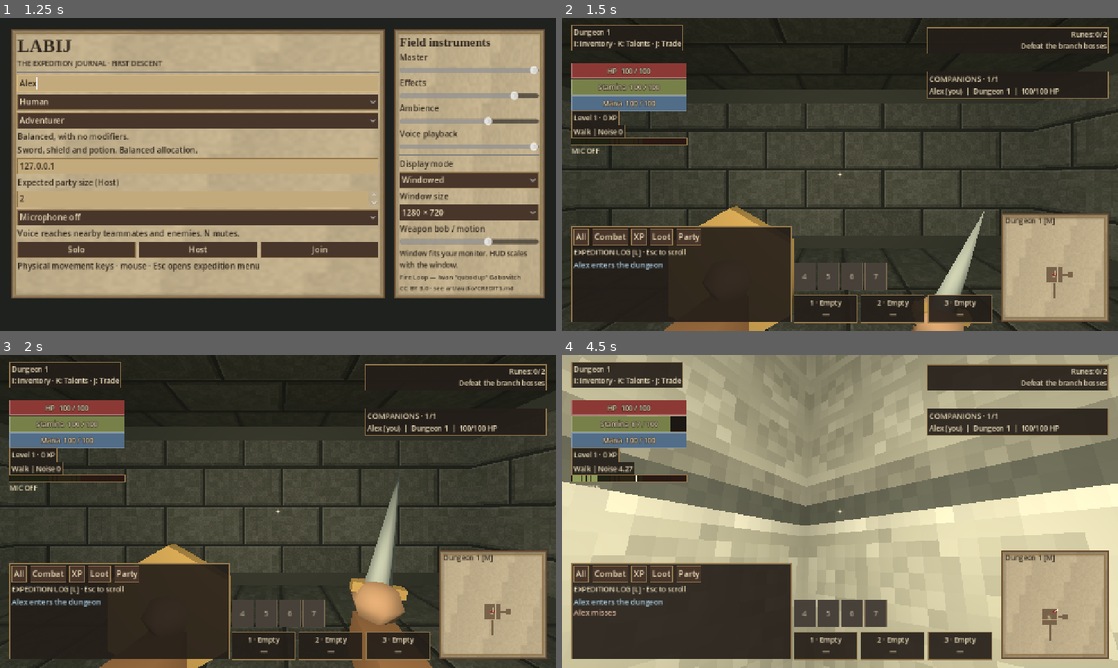
Above: before the commit, frames 1-4 (two rows, left to right).
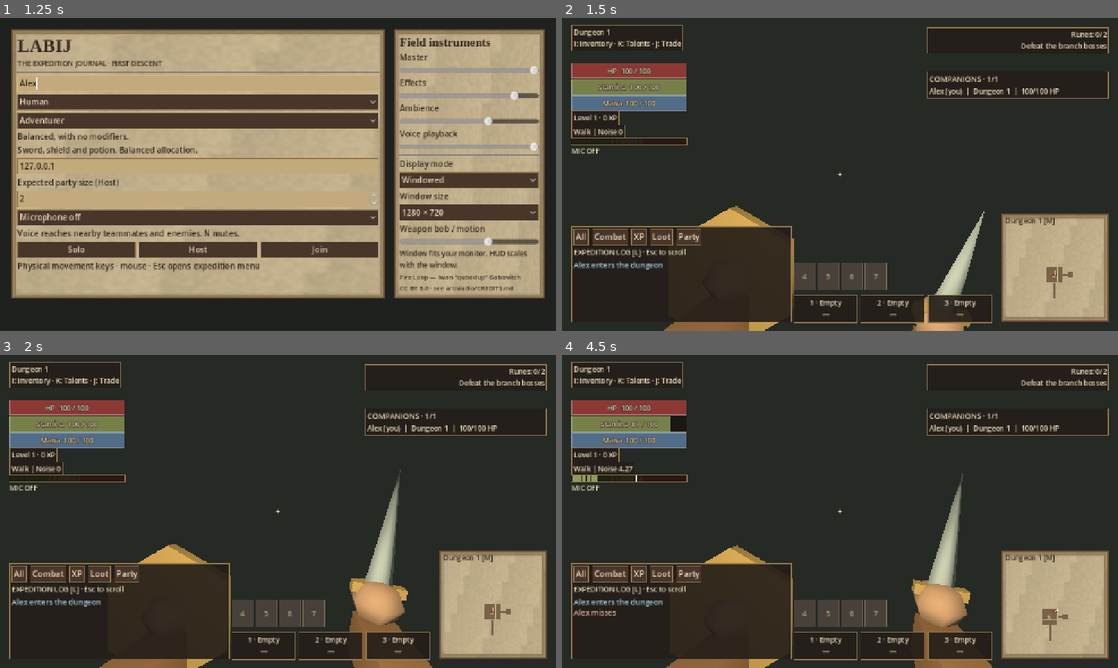
Above: after the commit, the same moments.

Repository: tdonnenfeld/LABIJ
Game: Godot game, scene res://game/main.tscn
Two runs of this game, one before a commit and one after it. Both use one fixed random seed, a clock stepped at 60 frames per second and the inputs below. Sound files missing from this copy of the repository are replaced by a short silence.
Inputs (mouse positions are in pixels of both pictures, inside the frame that each line leads up to):
- Up to frame 1 (1.25 s): click (200, 83) at 0.52 s; type "Alex" at 0.6 s
- Up to frame 2 (1.5 s): click "Solo" at 1.25 s
- Up to frame 3 (2 s): no input
- Up to frame 4 (4.5 s): click "All" at 2 s; tap Enter at 2.75 s; move the mouse to (867, 511) at 2.77 s; hold Shift 2.78-3.53 s; hold W from 2.78 s (still down); click (867, 511) at 2.92 s; move the mouse to (812, 511) at 3.52 s; tap 0 at 3.6 s; move the mouse to (851, 505) at 4.27 s; hold Alt from 4.28 s (still down)

Frame 1 is identical in both runs. In frame 2, 21% of the frame differs, in the area x 0-100%, y 18-100%; in frame 3, 21%; in frame 4, 65%, in the area x 0-100%, y 0-100%.
Error after the commit: Parse Error: Cannot infer the type of "width" variable because the value doesn't have a set type. (res://game/visuals/stone_theme.gd:13)

Commit message:
Add patterned stone tile variants and decorative materials

Diff:
--- a/game/visuals/stone_theme.gd
+++ b/game/visuals/stone_theme.gd
@@ -6,16 +6,16 @@
 static func grain(x: int, y: int, salt: int) -> float:
 	return float(posmod(x * 193 + y * 317 + x * y * 17 + salt * 7919, 101)) / 100.0
 
-static func stone_texture(bricks: bool) -> ImageTexture:
+static func stone_texture(bricks: bool, pattern: int = 0) -> ImageTexture:
 	var image := Image.create(RESOLUTION, RESOLUTION, false, Image.FORMAT_RGB8)
 	var base := Color("#77776b") if bricks else Color("#65665b")
 	var mortar := Color("#393c36") if bricks else Color("#34372f")
-	var width := 64 if bricks else 32
-	var height := 32 if bricks else 64
+	var width := [64, 32, 128, 32][pattern] if bricks else [32, 64, 32, 128][pattern]
+	var height := [32, 16, 64, 32][pattern] if bricks else [64, 64, 32, 32][pattern]
 	for y in range(RESOLUTION):
 		var row := floori(float(y) / height)
 		for x in range(RESOLUTION):
-			var shifted := x + (32 * (row % 2) if bricks else 0)
+			var shifted := int(x + ((width / 2) * (row % 2) if bricks else 0))
 			var col := floori(float(shifted) / width)
 			var u := posmod(shifted, width)
 			var v := y % height
@@ -35,9 +35,9 @@
 	image.generate_mipmaps()
 	return ImageTexture.create_from_image(image)
 
-static func stone(bricks: bool) -> StandardMaterial3D:
+static func stone(bricks: bool, pattern: int = 0) -> StandardMaterial3D:
 	var mat := StandardMaterial3D.new()
-	mat.albedo_texture = stone_texture(bricks)
+	mat.albedo_texture = stone_texture(bricks, pattern)
 	mat.texture_filter = BaseMaterial3D.TEXTURE_FILTER_NEAREST_WITH_MIPMAPS
 	mat.uv1_triplanar = true
 	mat.uv1_world_triplanar = true
@@ -59,6 +59,11 @@
 	if materials.is_empty():
 		materials["floor"] = stone(false)
 		materials["wall"] = stone(true)
+		for i in range(1, 4):
+			materials["floor%d" % i] = stone(false, i)
+			materials["wall%d" % i] = stone(true, i)
+			materials["floor%d" % i].albedo_color = [Color.WHITE, Color("#b8b3a0"), Color("#888e83"), Color("#a59885")][i]
+			materials["wall%d" % i].albedo_color = [Color.WHITE, Color("#a4a69a"), Color("#b7a897"), Color("#8d9388")][i]
 		var ceiling: StandardMaterial3D = materials["wall"].duplicate()
 		ceiling.albedo_color = Color("#8d8c82")
 		materials["ceiling"] = ceiling
@@ -70,6 +75,9 @@
 		materials["water"] = solid(Color("#294b53"))
 		materials["water"].roughness = 0.18
 		materials["gold"] = solid(Color("#a68a4c"))
+		var colors := {"bone":"#b9ad91","cloth":"#703e38","cloth_blue":"#3f5a60","moss":"#48583b","rubble":"#77766b","clay":"#87563c","paper":"#c3ad7d","book":"#453a30","dark":"#242624","crystal":"#58858a","marble":"#aca391","grout":"#383a36","ash":"#4e4743"}
+		for key in colors:
+			materials[key] = solid(Color(colors[key]), 0.35 if key == "crystal" else 0.0)
 	return materials[id]
 
 static func tinted(id: String, tint: Color) -> StandardMaterial3D:
